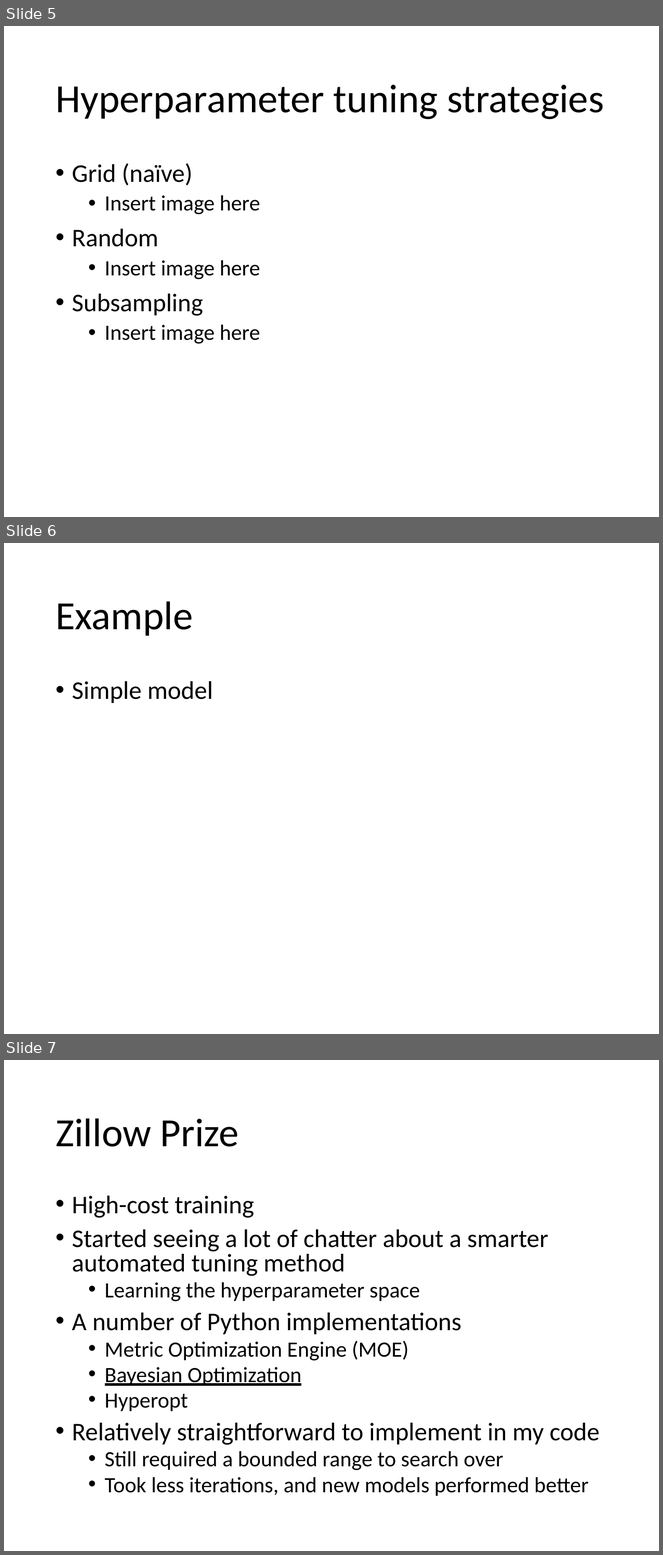
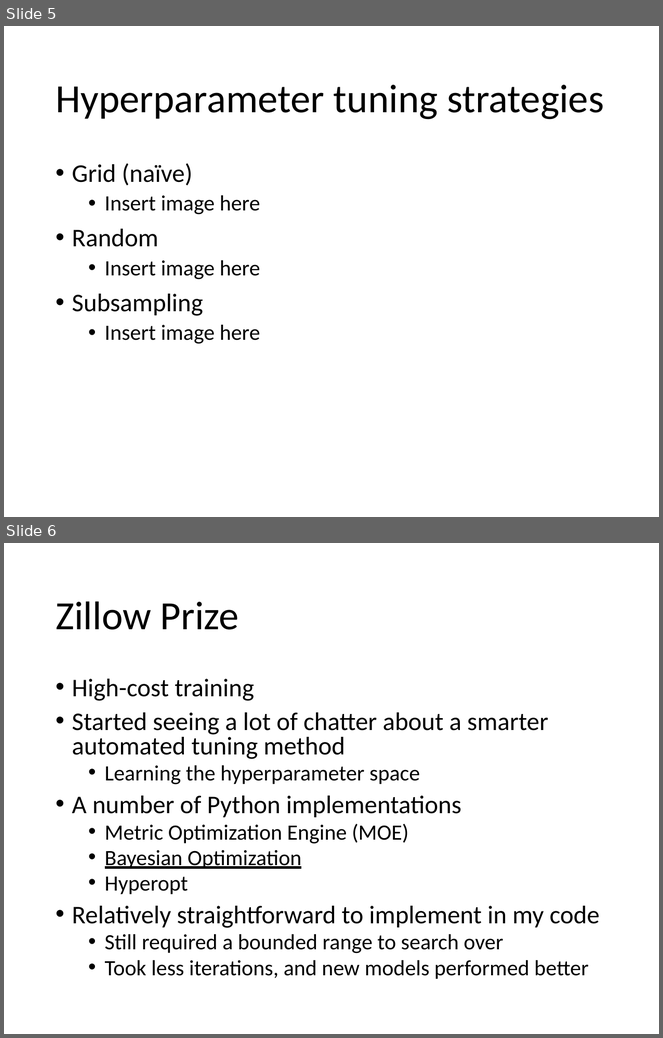
Before and after one commit to jkingphd/practical_bayes_opt, a slide deck: Data_science_nashville_jkk.pptx. Shown one above the other, each under a label of ours: slides 5, 6 and 7 before the commit, slides 5 and 6 after it. The pictures are 663x1555 and 663x1038 pixels, drawn with LibreOffice and Linux fonts; fonts in the diff are those of the drawing. Boxes give left, top, right and bottom in pixels: in the first picture for what was removed or moved away, otherwise in the second. Text is boxed around its words. In the diff, an @@ line names an element or a change of style, - is before the commit and + after.

```diff
--- a/Data_science_nashville_jkk.pptx
+++ b/Data_science_nashville_jkk.pptx
@@ slide 6 removed at bbox=[4, 543, 659, 1034], background #FFFFFF @@
@@ title removed at bbox=[55, 601, 193, 636] @@
-Example
@@ text removed at bbox=[72, 681, 213, 703] @@
-• Simple model
@@ what was slide 7 is now slide 6 @@
```
Also in this commit, not shown: 1 slide changed, 7 slides added, 5 other files.
